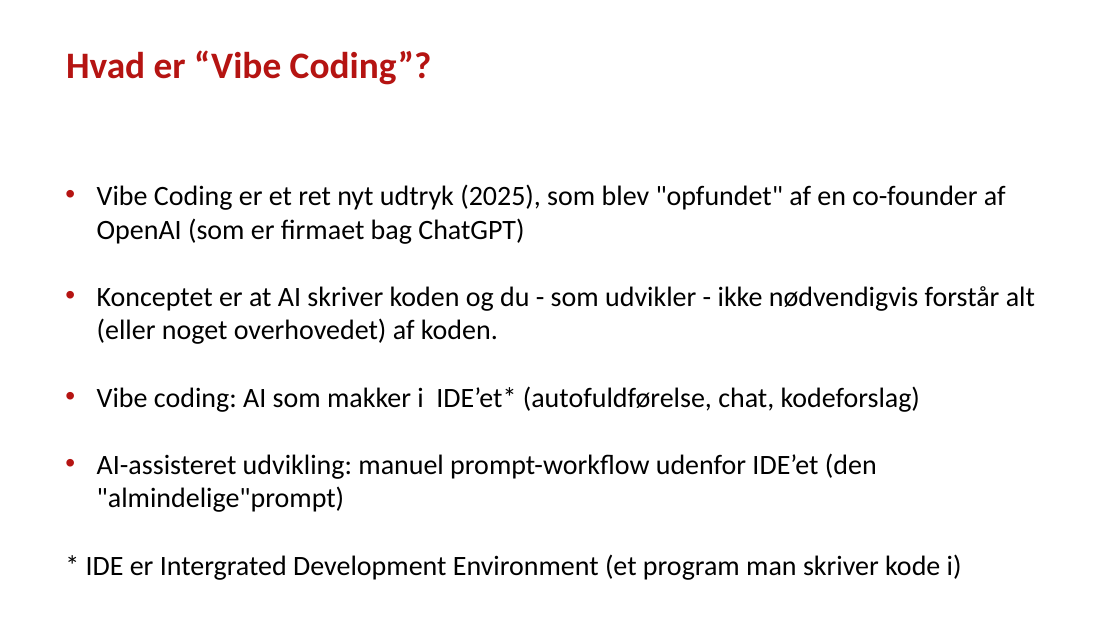
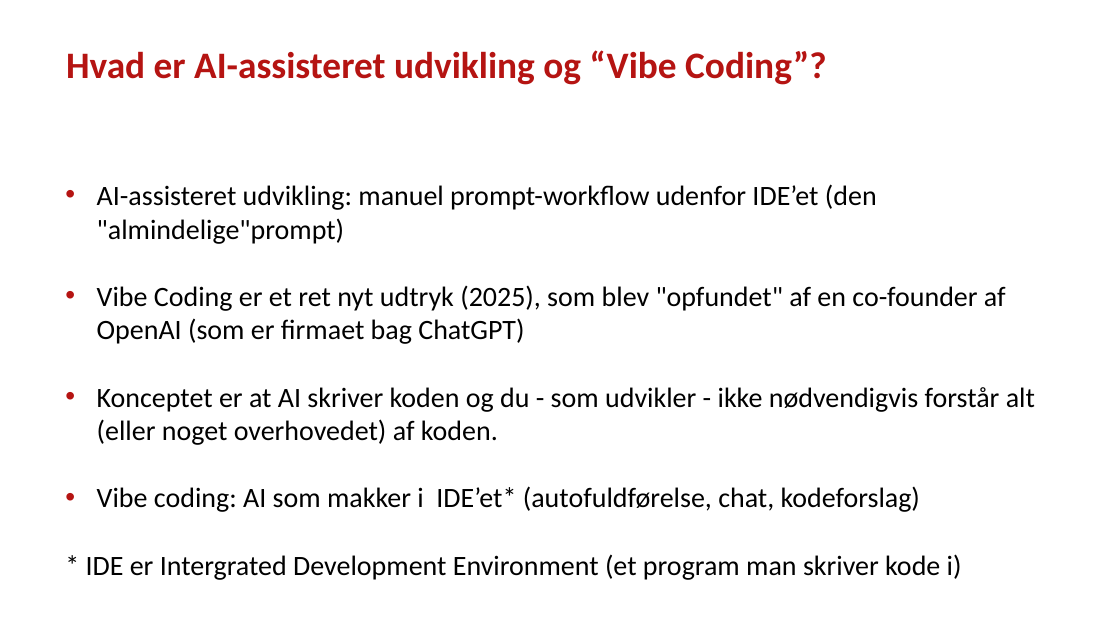
Before and after one commit to steenhulthin/vibe-coding-kortdage-2025, a slide deck: slide 7 of Vibe coding og AI-assisteret udvikling af geodata-dashboards - Steen Hulthin Rasmussen - SSI - 14.11.2025.pptx. Drawn at 1120x630 pixels with LibreOffice and Linux fonts; fonts in the diff are those of the drawing; background and template pictures are left out. Boxes give left, top, right and bottom in pixels: in the first picture for what was removed or moved away, otherwise in the second. Text is boxed around its words. In the diff, an @@ line names an element or a change of style, - is before the commit and + after.

```diff
--- a/Vibe coding og AI-assisteret udvikling af geodata-dashboards - Steen Hulthin Rasmussen - SSI - 14.11.2025.pptx
+++ b/Vibe coding og AI-assisteret udvikling af geodata-dashboards - Steen Hulthin Rasmussen - SSI - 14.11.2025.pptx
@@ title at (x1=66, y1=50, x2=827, y2=85): text changed @@
-Hvad er “Vibe Coding”?
+Hvad er AI-assisteret udvikling og “Vibe Coding”?
@@ text at (x1=97, y1=184, x2=877, y2=244): paragraph added @@
+• AI-assisteret udvikling: manuel prompt-workflow udenfor IDE’et (den "almindelige"prompt)
@@ text at (x1=97, y1=453, x2=877, y2=512): paragraph removed @@
-• AI-assisteret udvikling: manuel prompt-workflow udenfor IDE’et (den "almindelige"prompt)
```
Also in this commit, not shown: 8 other slides changed.
